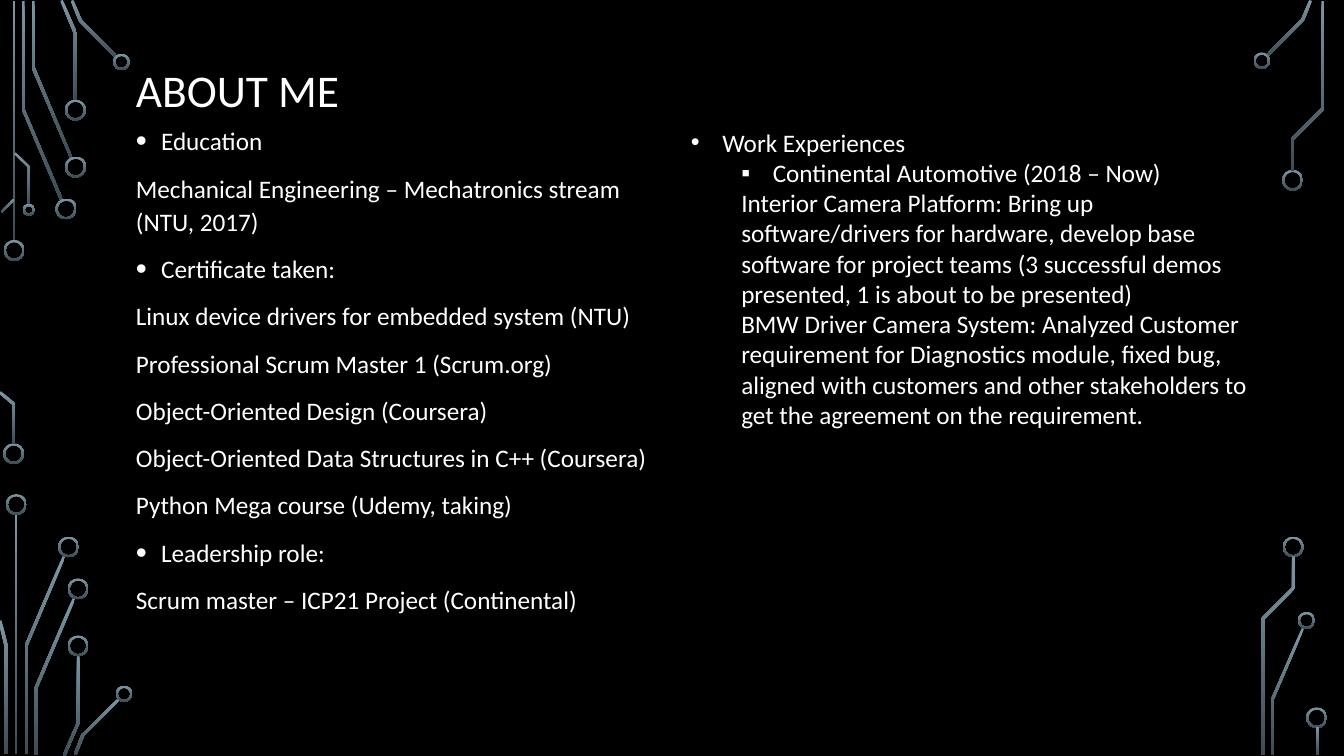
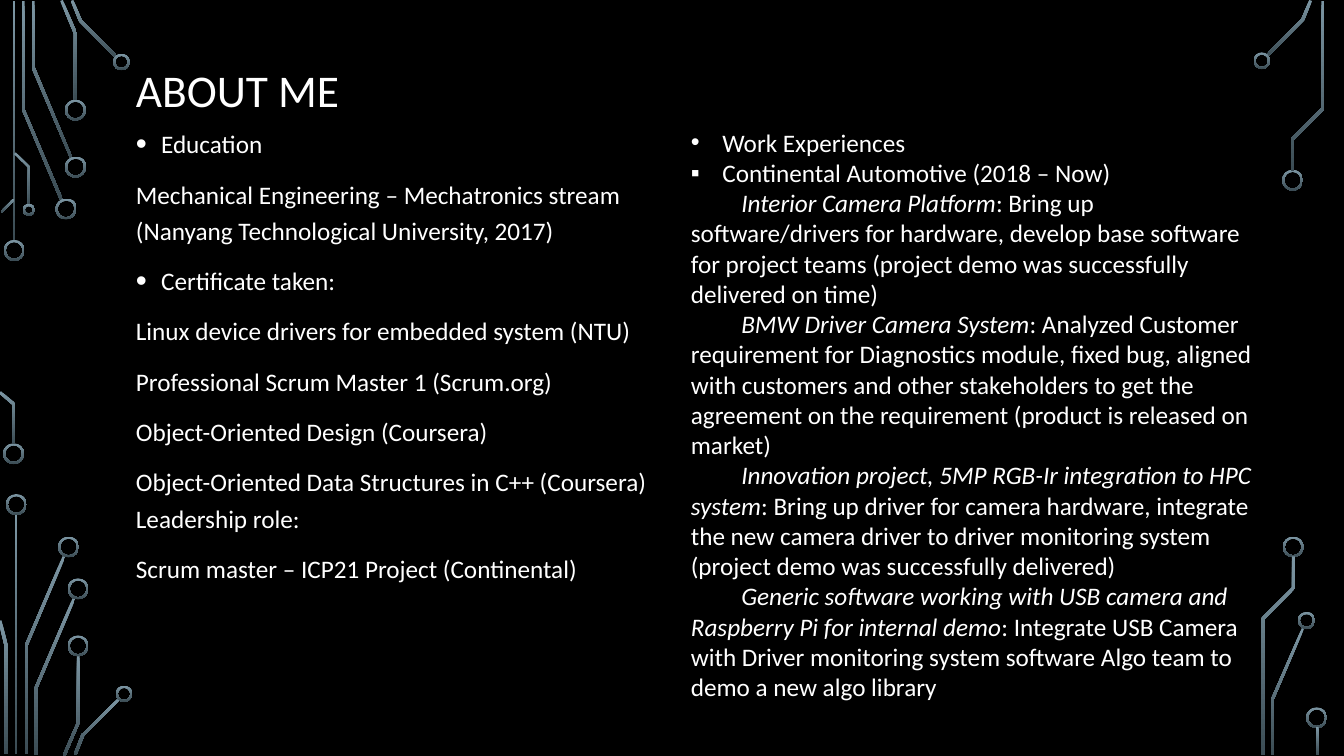
Before and after one commit to truonggiangtran/JobSearch, a slide deck: slide 2 of Presentation/Presentation.pptx. Drawn at 1344x756 pixels with LibreOffice and Linux fonts; fonts in the diff are those of the drawing; background and template pictures are left out. Boxes give left, top, right and bottom in pixels: in the first picture for what was removed or moved away, otherwise in the second. Text is boxed around its words. In the diff, an @@ line names an element or a change of style, - is before the commit and + after.

Commit message:
Upload presentation slide

```diff
--- a/Presentation/Presentation.pptx
+++ b/Presentation/Presentation.pptx
@@ text at (x1=136, y1=135, x2=630, y2=583): line spacing 1.1 to 1.2 @@
@@ text at (x1=722, y1=163, x2=1110, y2=186): list level 2 to 1 in "Continental Automotive (2018 – Now)" @@
@@ text at (x1=136, y1=186, x2=620, y2=245): text changed @@
-Mechanical Engineering – Mechatronics stream (NTU, 2017)
+Mechanical Engineering – Mechatronics stream (Nanyang Technological University, 2017)
@@ text at (x1=691, y1=194, x2=1251, y2=696): text changed @@
-  Interior Camera Platform: Bring up software/drivers for hardware, develop base software for project teams (3 successful demos presented, 1 is about to be presented)
-  BMW Driver Camera System: Analyzed Customer requirement for Diagnostics module, fixed bug, aligned with customers and other stakeholders to get the agreement on the requirement.
+Interior Camera Platform: Bring up software/drivers for hardware, develop base software for project teams (project demo was successfully delivered on time)
+BMW Driver Camera System: Analyzed Customer requirement for Diagnostics module, fixed bug, aligned with customers and other stakeholders to get the agreement on the requirement (product is released on market)
+Innovation project, 5MP RGB-Ir integration to HPC system: Bring up driver for camera hardware, integrate the new camera driver to driver monitoring system (project demo was successfully delivered)
+Generic software working with USB camera and Raspberry Pi for internal demo: Integrate USB Camera with Driver monitoring system software Algo team to demo a new algo library
@@ text at (x1=136, y1=472, x2=646, y2=532): text changed @@
-Object-Oriented Data Structures in C++ (Coursera)
-Python Mega course (Udemy, taking)
-• Leadership role:
+Object-Oriented Data Structures in C++ (Coursera) Leadership role:
```
Also in this commit, not shown: 4 other slides changed, 3 slides added, 1 slide removed.
